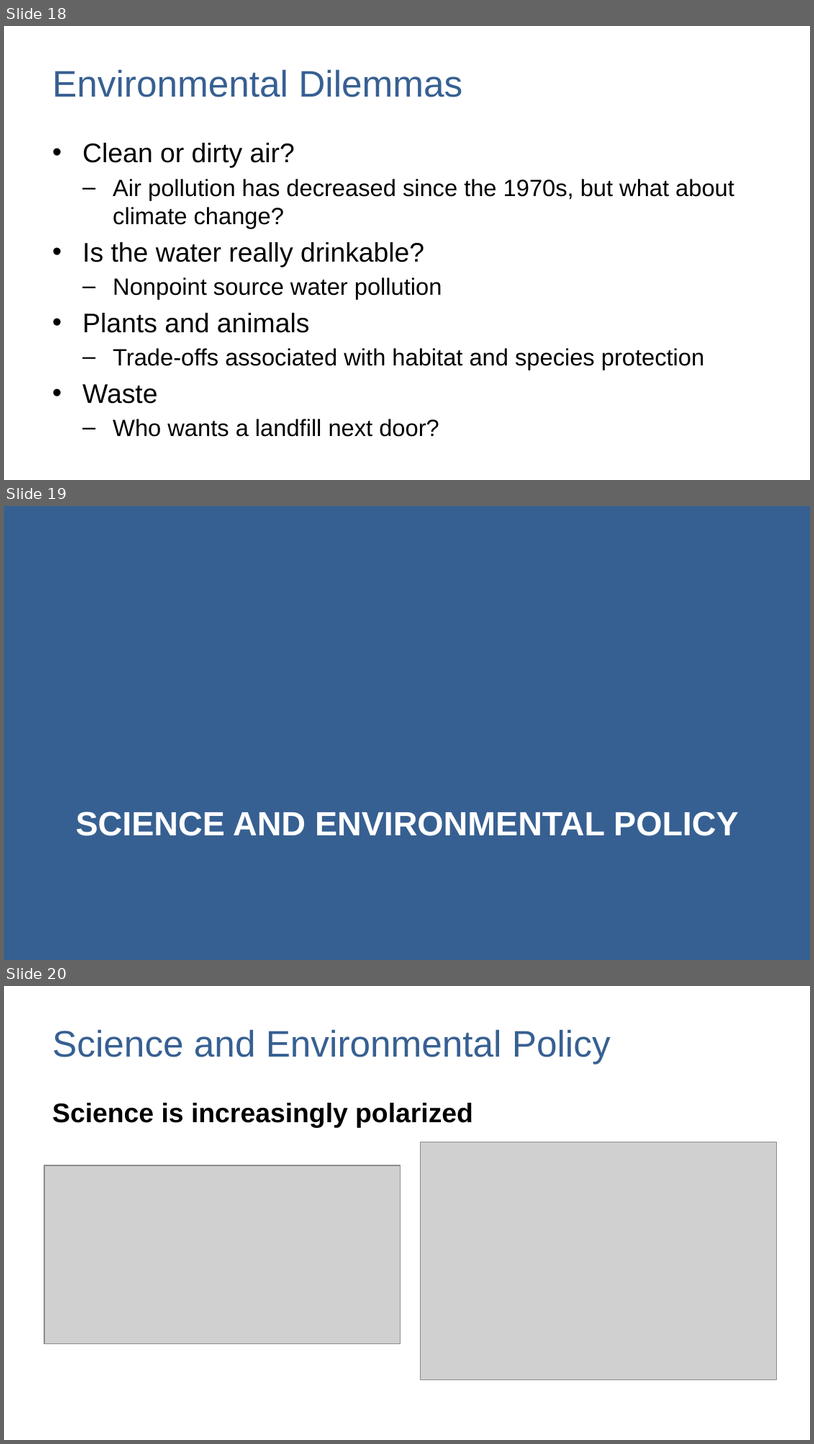
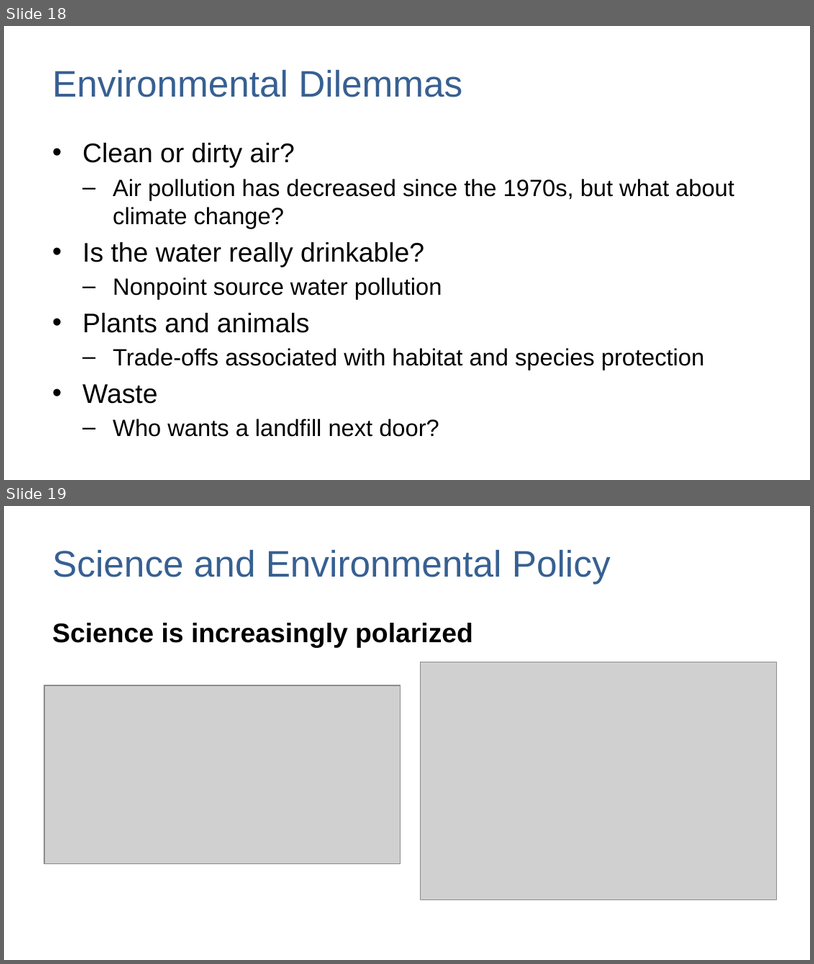
Before and after one commit to mnowlin/poli307, a slide deck: lectures/01-intro.pptx. Shown one above the other, each under a label of ours: slides 18, 19 and 20 before the commit, slides 18 and 19 after it. The pictures are 814x1444 and 814x964 pixels, drawn with LibreOffice and Linux fonts; fonts in the diff are those of the drawing; grey boxes stand for pictures. Boxes give left, top, right and bottom in pixels: in the first picture for what was removed or moved away, otherwise in the second. Text is boxed around its words. In the diff, an @@ line names an element or a change of style, - is before the commit and + after.

```diff
--- a/lectures/01-intro.pptx
+++ b/lectures/01-intro.pptx
@@ slide 19 removed at (4,506,810,960), background #376092 @@
@@ title removed at (76,811,738,836) @@
-SCIENCE AND ENVIRONMENTAL POLICY
@@ what was slide 20 is now slide 19 @@
```
Also in this commit, not shown: 2 slides changed, 13 other files.
